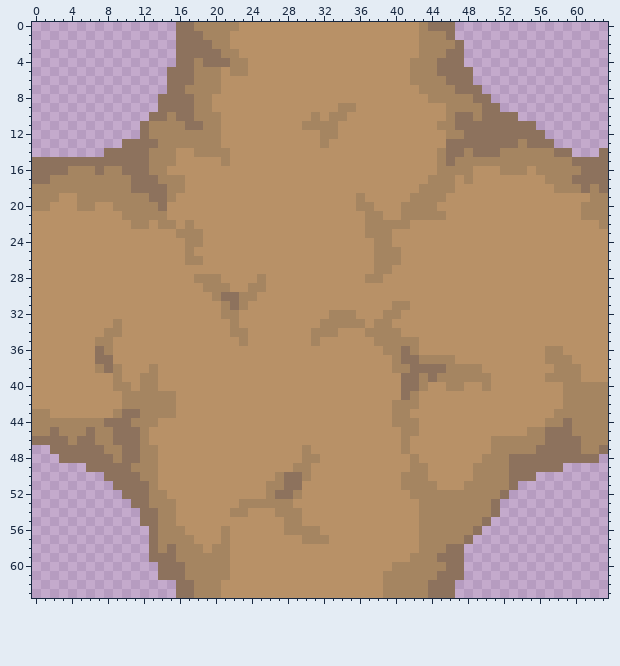
File history of a pixel-art sprite, Assets/Assets/Road/Resources/road/road_1111.png. The first picture shows the starting point.
The file is 64x64 pixels.
The same view after the edit:
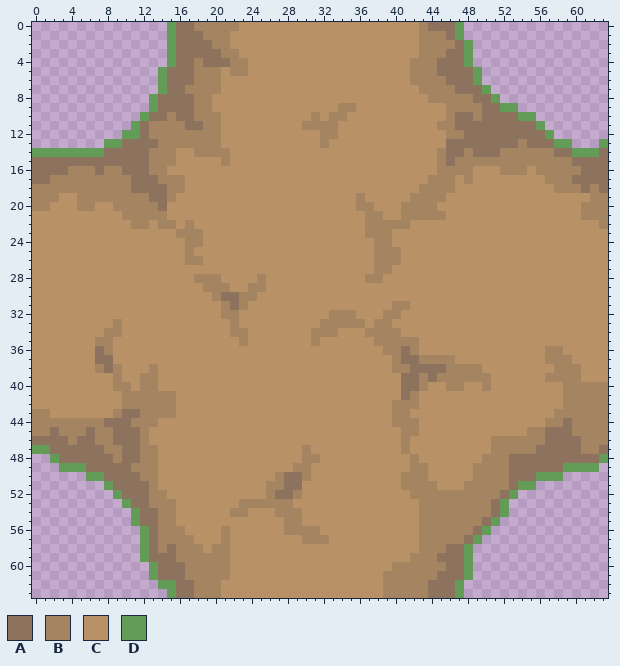
Palette (. is transparent): A #8d725d  B #a58561  C #b89167  D #629c56
Commit: Edits to road and resource textures
From old to new:
There is now colour D in rows 0 to 1 at x 15 and 47; in rows 2 to 4 at x 15 and 48; in rows 5 to 6 at x 14 and 49; in row 7 at x 14 and 50; in row 8 at x 13 and 51; in row 9 at x 13 and 52 to 53.
There is now colour D in row 10 at x 12 and 54 to 55; in row 11 at x 11 and 56; in row 12 at x 10 to 11 and 57; in row 13 at x 8 to 9, 58 to 59 and 63; in row 14 at x 0 to 7 and 60 to 62; in row 47 at x 0 to 1.
There is now colour D in row 48 at x 2 and 63; in row 49 at x 3 to 5 and 59 to 62; in row 50 at x 6 to 7 and 56 to 58; in row 51 at x 8 and 54 to 55; in row 52 at x 9 and 53; in row 53 at x 10 and 52.
There is now colour D in row 54 at x 11 and 52; in row 55 at x 11 and 51; in row 56 at x 12 and 50; in row 57 at x 12 and 49; in rows 58 to 59 at x 12 and 48; in rows 60 to 61 at x 13 and 48.
There is now colour D in row 62 at x 14 to 15 and 47; in row 63 at x 15 and 47.
Changed places in both pictures, as pixel boxes (x1, y1, x2, y2):
added: (32, 22, 176, 157)
added: (455, 22, 608, 157)
added: (32, 445, 176, 598)
added: (455, 454, 608, 598)
